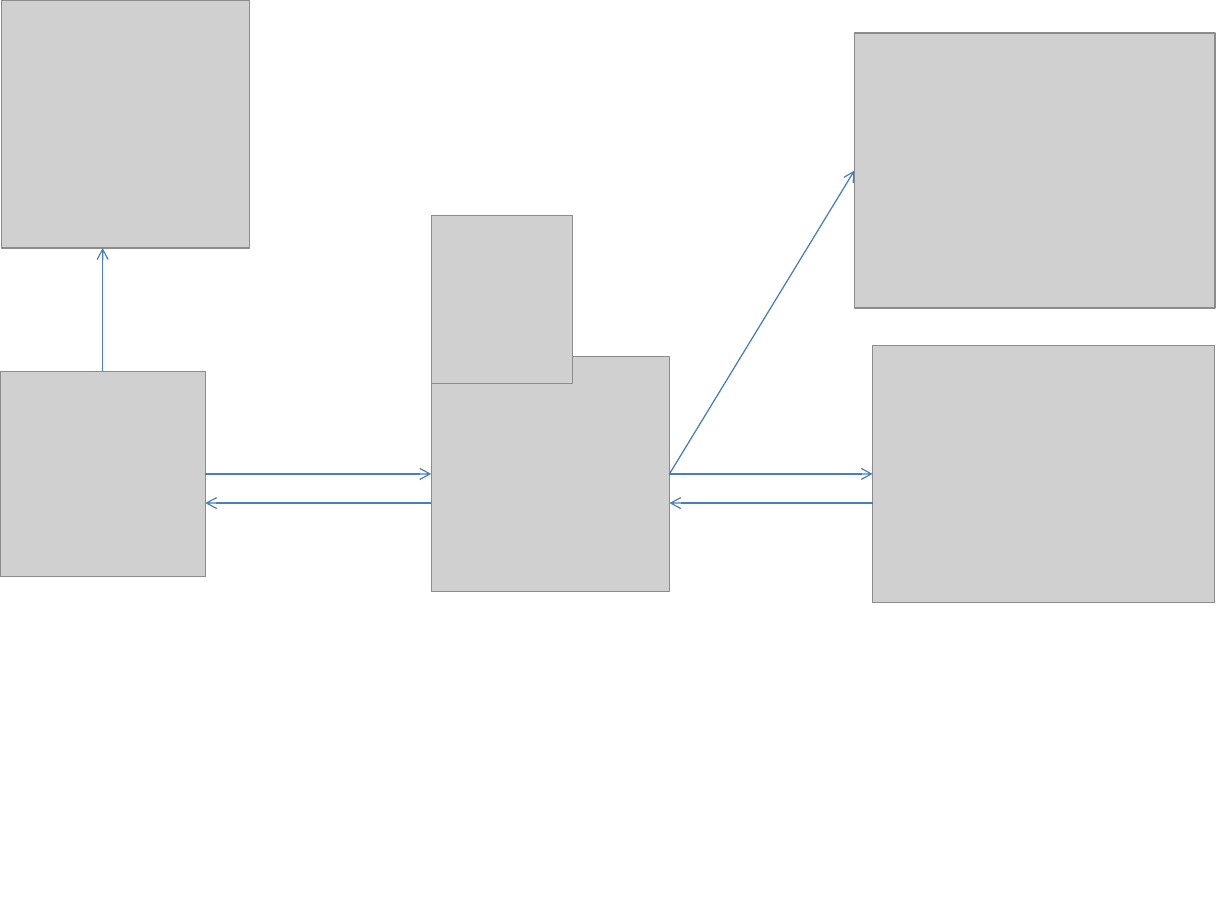
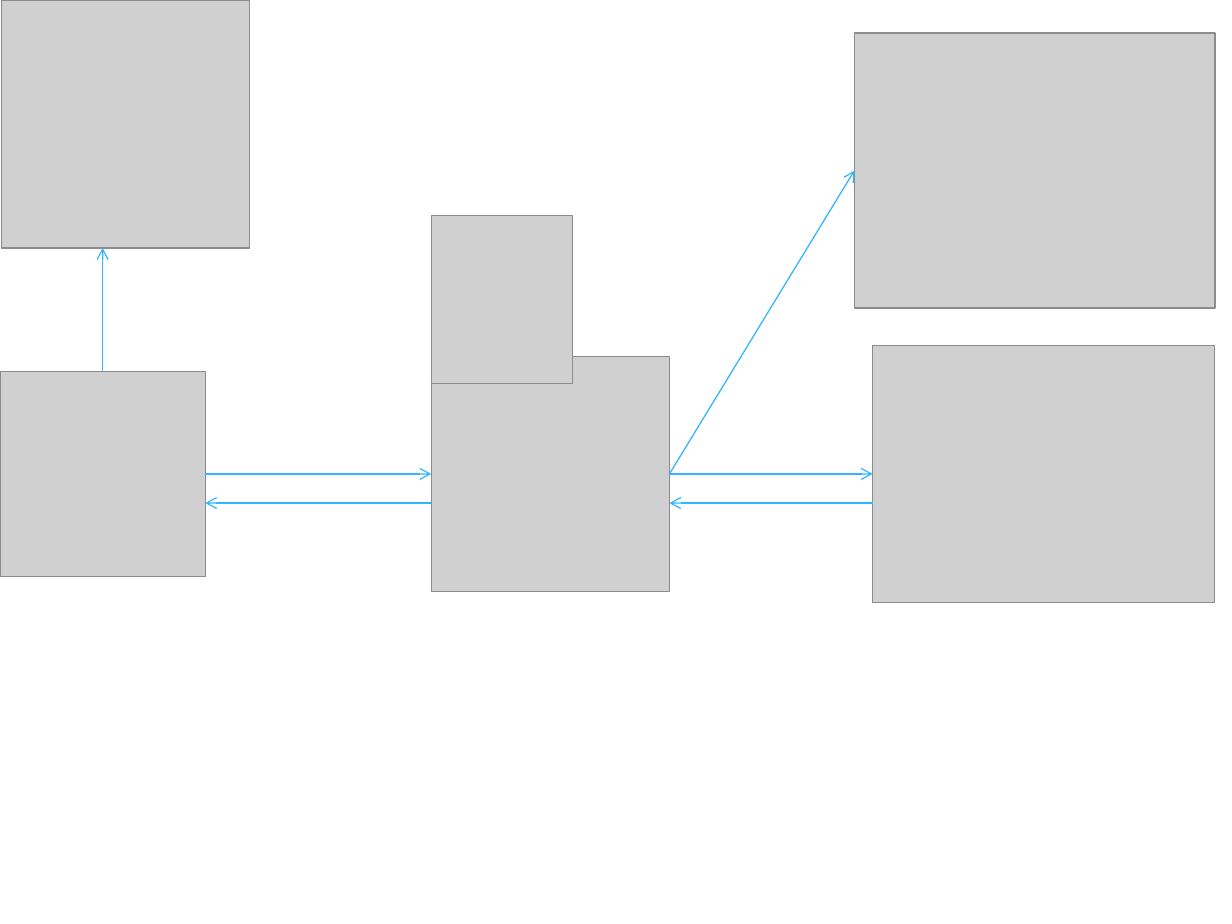
Before and after one commit to tranquang9a1/ECRM, a slide deck: slide 2 of Document/ECRM-Presentation.pptx. Drawn at 1232x924 pixels with LibreOffice and Linux fonts; fonts in the diff are those of the drawing; grey boxes stand for pictures. Boxes give left, top, right and bottom in pixels: in the first picture for what was removed or moved away, otherwise in the second. Text is boxed around its words. In the diff, an @@ line names an element or a change of style, - is before the commit and + after.

```diff
--- a/Document/ECRM-Presentation.pptx
+++ b/Document/ECRM-Presentation.pptx
@@ arrow (669, 474) - (855, 170): stroke #4B7EBC 0.75 pt to #31B6FD 0.75 pt @@
@@ arrow (102, 371) - (102, 248): stroke #4B7EBC 0.75 pt to #31B6FD 0.75 pt @@
@@ arrow (206, 474) - (431, 474): stroke #4B7EBC 0.75 pt to #31B6FD 0.75 pt @@
@@ arrow (669, 474) - (872, 474): stroke #4B7EBC 0.75 pt to #31B6FD 0.75 pt @@
@@ arrow (431, 503) - (206, 503): stroke #4B7EBC 0.75 pt to #31B6FD 0.75 pt @@
@@ arrow (872, 503) - (669, 503): stroke #4B7EBC 0.75 pt to #31B6FD 0.75 pt @@
```
Also in this commit, not shown: 8 other slides changed.
